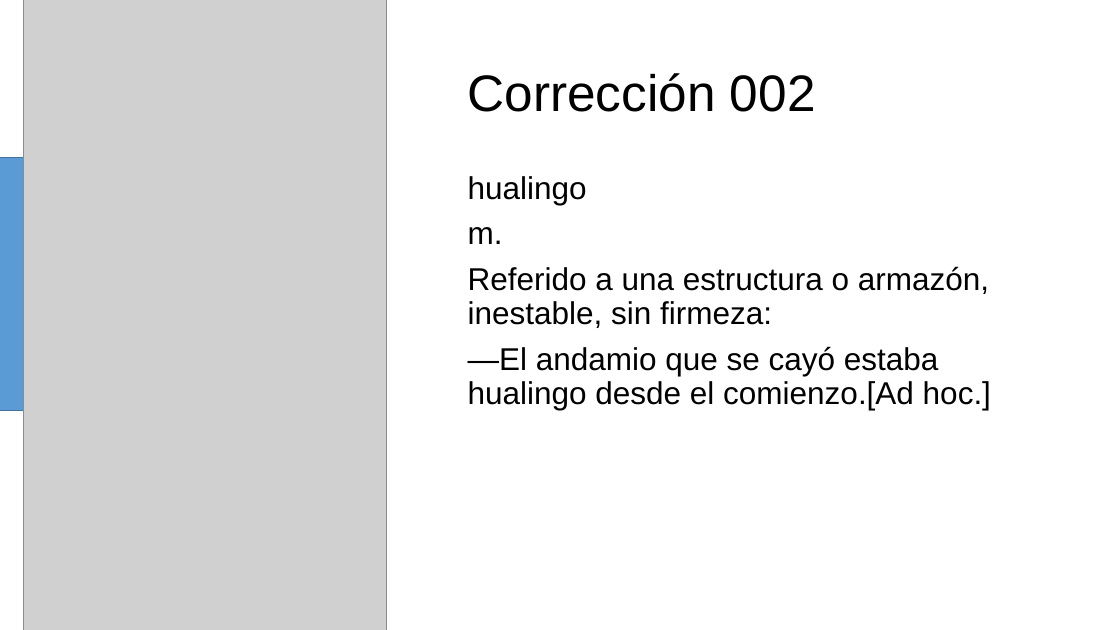
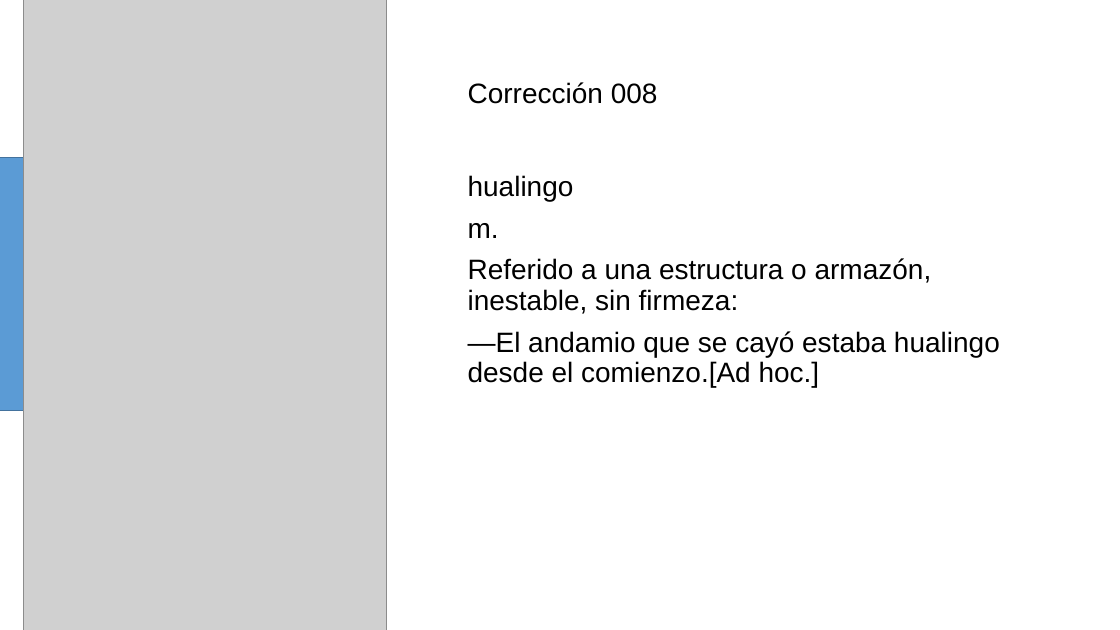
Before and after one commit to omarbramirez/ecuatorianismos, a slide deck: slide 8 of correcciones002.pptx (slide 9 before the commit). Drawn at 1120x630 pixels with LibreOffice and Linux fonts; fonts in the diff are those of the drawing; grey boxes stand for pictures. Boxes give left, top, right and bottom in pixels: in the first picture for what was removed or moved away, otherwise in the second. Text is boxed around its words. In the diff, an @@ line names an element or a change of style, - is before the commit and + after.

```diff
--- a/correcciones002.pptx
+++ b/correcciones002.pptx
@@ title at <box>468,82,658,104</box>: text changed; size 44 to 24 pt @@
-Corrección 002
+Corrección 008
@@ text "hualingo" at <box>468,175,1000,387</box>: size 27 to 24 pt @@
```
Also in this commit, not shown: 8 other slides changed, 8 slides added, 8 slides removed, 13 other files.
